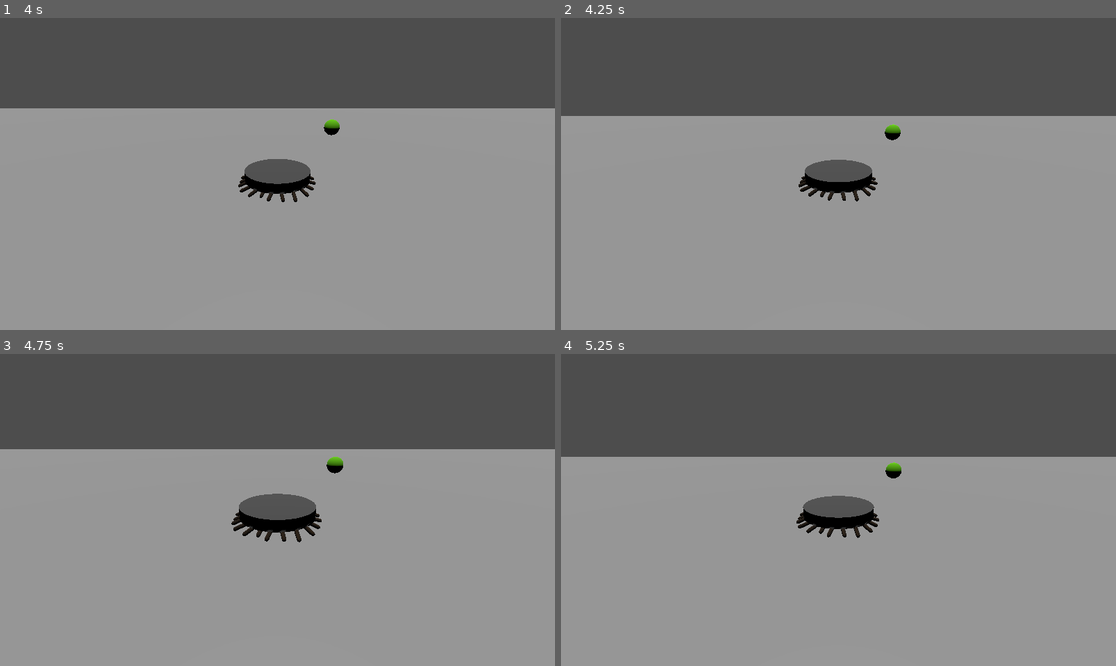
Above: before the commit, frames 1-4 (two rows, left to right).
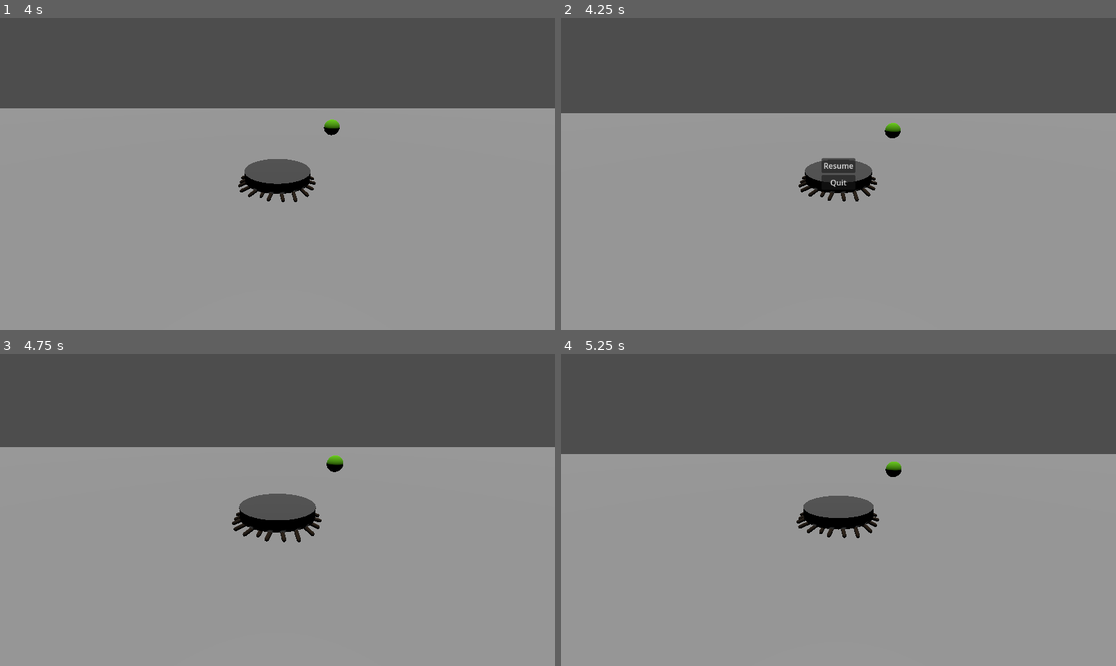
Above: after the commit, the same moments.

Repository: Jojo-5000/RoombaianaJones
Game: Godot game, scene res://level_1.tscn
Two runs of this game, one before a commit and one after it. Both use one fixed random seed, a clock stepped at 60 frames per second and the inputs below.
Inputs (mouse positions are in pixels of both pictures, inside the frame that each line leads up to):
- Up to frame 1 (4 s): hold Up (Up) from 0.53 s (still down); tap Space (Jump) at 0.77, 1.52, 3.02, 3.77 s; tap Enter at 2.75 s
- Up to frame 2 (4.25 s): keep holding Up (Up); tap Escape (Pause) at 4.15 s
- Up to frame 3 (4.75 s): release Up (Up) at 4.25 s; click (277, 500) at 4.25 s, where only the run after the commit has a clickable "Resume"
- Up to frame 4 (5.25 s): hold Up (Up) from 5.03 s (still down)

Frame 1 is identical in both runs. In frame 2, 1.4% of the frame differs, in the area x 0-100%, y 30-59%; in frame 3, 0.8%; in frame 4, 1.0%.

Commit message:
Added pausemenu with resume and quit button, as well as esc key unpause

Diff:
--- /dev/null
+++ b/Roombaiana-Jones/level_1.gd
@@ -0,0 +1,32 @@
+extends Node3D
+
+@onready var pause_menu = $CanvasLayer/PauseMenu
+@onready var camera = $Character/RoombaianaJones/Camera3D  # Assuming your camera node is directly a child of Level1
+var paused = false
+
+func _process(delta):
+	# Handle pause/unpause with both Escape key or custom Pause action
+	if Input.is_action_just_pressed("ui_cancel") or Input.is_action_just_pressed("Pause"):
+		pausemenu()
+
+func pausemenu():
+	if paused:
+		# Unpause the game
+		pause_menu.hide()
+		Engine.time_scale = 1  # Resume normal time
+		# Restore mouse capture for camera control
+		Input.set_mouse_mode(Input.MOUSE_MODE_CAPTURED)
+
+		# Enable camera movement (allow processing)
+		camera.set_process(true)  # Enable camera movement processing
+	else:
+		# Pause the game
+		pause_menu.show()
+		Engine.time_scale = 0  # Freeze game time
+		# Make the mouse visible for UI interaction
+		Input.set_mouse_mode(Input.MOUSE_MODE_VISIBLE)
+
+		# Disable camera movement (disable processing)
+		camera.set_process(false)  # Stop camera movement processing
+
+	paused = !paused
--- a/Roombaiana-Jones/level_1.tscn
+++ b/Roombaiana-Jones/level_1.tscn
@@ -1,5 +1,6 @@
-[gd_scene load_steps=15 format=3 uid="uid://bfy2kakhsby8u"]
+[gd_scene load_steps=17 format=3 uid="uid://bfy2kakhsby8u"]
 
+[ext_resource type="Script" path="res://level_1.gd" id="1_t5ys4"]
 [ext_resource type="PackedScene" uid="uid://b822nmn0vp7ee" path="res://character.tscn" id="1_vi0qk"]
 [ext_resource type="Script" path="res://camera_3d.gd" id="2_4weg4"]
 [ext_resource type="PackedScene" uid="uid://debfghg12244x" path="res://blocks.tscn" id="3_ewwcb"]
@@ -8,6 +9,7 @@
 [ext_resource type="PackedScene" uid="uid://dranwp6vsb0wv" path="res://triple_jump_unlocker.tscn" id="5_ffqbb"]
 [ext_resource type="PackedScene" uid="uid://pp0aypft75ox" path="res://whip_node.tscn" id="7_uqym6"]
 [ext_resource type="PackedScene" uid="uid://kwnvgeimyjtd" path="res://movable_blocks.tscn" id="8_brb3k"]
+[ext_resource type="PackedScene" uid="uid://bg6qhljfbo7js" path="res://pause_menu.tscn" id="10_w1ts0"]
 
 [sub_resource type="PhysicsMaterial" id="PhysicsMaterial_5r6cw"]
 
@@ -28,6 +30,7 @@
 size = Vector3(1, 1, 2)
 
 [node name="Level1" type="Node3D"]
+script = ExtResource("1_t5ys4")
 
 [node name="Floor" type="StaticBody3D" parent="."]
 physics_material_override = SubResource("PhysicsMaterial_5r6cw")
@@ -106,6 +109,11 @@
 [node name="Block1" parent="MovableBlocks" index="0"]
 transform = Transform3D(1, 0, 0, 0, 1, 0, 0, 0, 1, 0, 0.320838, 0)
 
+[node name="CanvasLayer" type="CanvasLayer" parent="."]
+
+[node name="PauseMenu" parent="CanvasLayer" instance=ExtResource("10_w1ts0")]
+visible = false
+
 [connection signal="body_entered" from="DoubleJumpUnlocker/DoubleJumpUnlockZone" to="DoubleJumpUnlocker/DoubleJumpUnlockZone" method="_on_body_entered"]
 
 [editable path="Character"]
--- /dev/null
+++ b/Roombaiana-Jones/pause_menu.gd
@@ -0,0 +1,13 @@
+extends Control
+
+@onready var main = get_parent().get_parent()  # Get the grandparent node (Level1)
+
+func _ready():
+	# Set process_mode to PROCESS_MODE_ALWAYS to allow interaction even when the game is paused
+	process_mode = ProcessMode.PROCESS_MODE_ALWAYS
+
+func _on_resume_pressed() -> void:
+	main.pausemenu()  # Call the pausemenu function on the grandparent (Level1) to resume the game
+
+func _on_quit_pressed() -> void:
+	get_tree().quit()  # Quit the game
--- /dev/null
+++ b/Roombaiana-Jones/pause_menu.tscn
@@ -0,0 +1,36 @@
+[gd_scene load_steps=2 format=3 uid="uid://bg6qhljfbo7js"]
+
+[ext_resource type="Script" path="res://pause_menu.gd" id="1_yliak"]
+
+[node name="PauseMenu" type="Control"]
+layout_mode = 3
+anchors_preset = 15
+anchor_right = 1.0
+anchor_bottom = 1.0
+grow_horizontal = 2
+grow_vertical = 2
+script = ExtResource("1_yliak")
+
+[node name="MarginContainer" type="MarginContainer" parent="."]
+layout_mode = 1
+anchors_preset = 15
+anchor_right = 1.0
+anchor_bottom = 1.0
+grow_horizontal = 2
+grow_vertical = 2
+
+[node name="VBoxContainer" type="VBoxContainer" parent="MarginContainer"]
+layout_mode = 2
+size_flags_horizontal = 4
+size_flags_vertical = 4
+
+[node name="Resume" type="Button" parent="MarginContainer/VBoxContainer"]
+layout_mode = 2
+text = "Resume"
+
+[node name="Quit" type="Button" parent="MarginContainer/VBoxContainer"]
+layout_mode = 2
+text = "Quit"
+
+[connection signal="pressed" from="MarginContainer/VBoxContainer/Resume" to="." method="_on_resume_pressed"]
+[connection signal="pressed" from="MarginContainer/VBoxContainer/Quit" to="." method="_on_quit_pressed"]
--- a/Roombaiana-Jones/project.godot
+++ b/Roombaiana-Jones/project.godot
@@ -1,3 +1,11 @@
+; Engine configuration file.
+; It's best edited using the editor UI and not directly,
+; since the parameters that go here are not all obvious.
+;
+; Format:
+;   [section] ; section goes between []
+;   param=value ; assign values to parameters
+
 config_version=5
 
 [application]
--- a/Roombaiana-Jones/roombaiana_jones.gd
+++ b/Roombaiana-Jones/roombaiana_jones.gd
@@ -83,5 +83,5 @@
 	if is_grounded:
 		# Only reset jump count after the player has landed and is on the ground
 		if jump_count > 1:
-			jump_count = 1  # Reset jump count after touching the ground to allow new jump
+			jump_count = 1  # Reset jump count after touching the ground to allow the first jump
 			print("Landed, reset jump count!")
